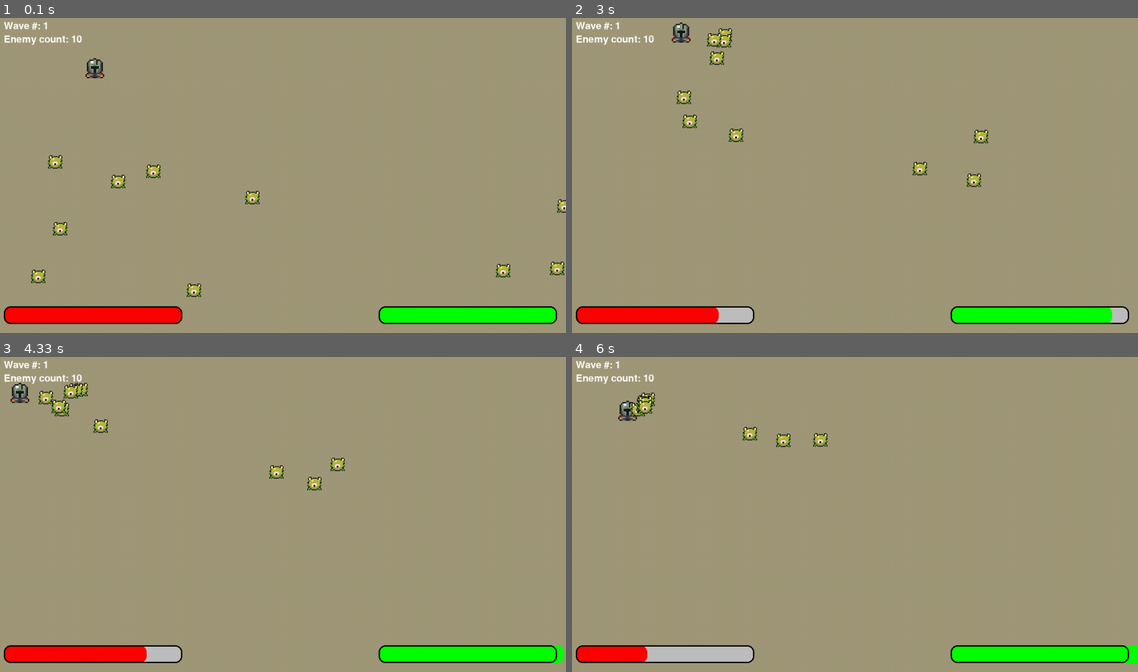
Above: before the commit, frames 1-4 (two rows, left to right).
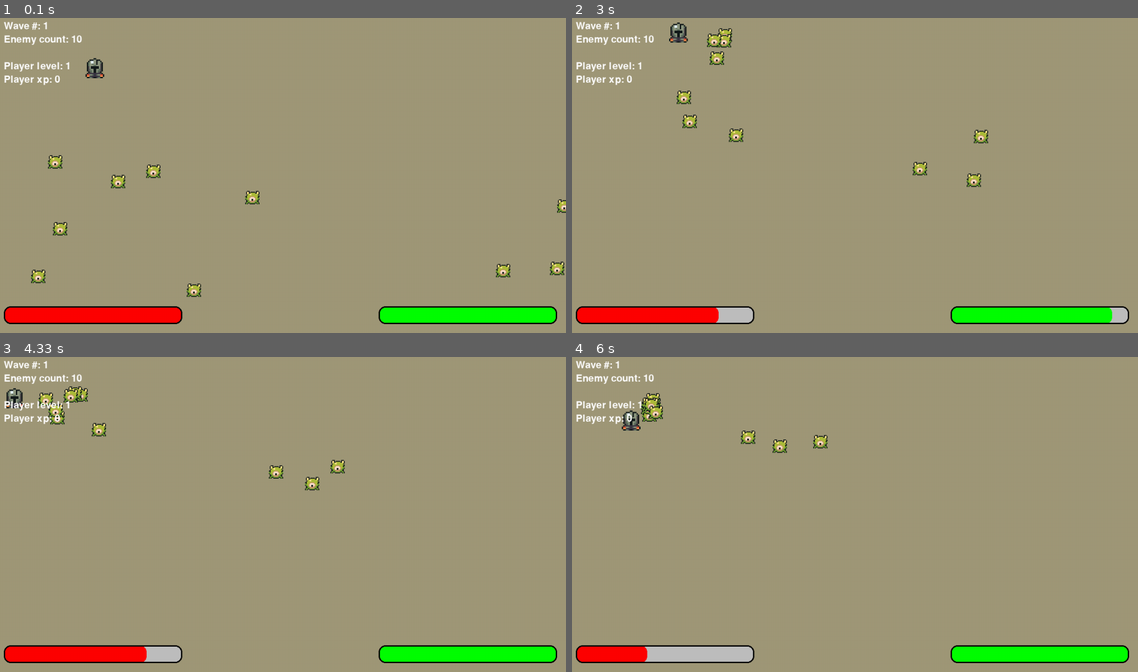
Above: after the commit, the same moments.

Repository: bveitchd127/First-Pygame-Game
Game: pygame game, started from main.py
Two runs of this game, one before a commit and one after it. Both use one fixed random seed, a clock stepped at 60 frames per second and the inputs below.
Inputs (mouse positions are in pixels of both pictures, inside the frame that each line leads up to):
- Up to frame 1 (0.1 s): no input
- Up to frame 2 (3 s): click (611, 65) at 0.38 s, where only the run after the commit has a clickable "Player level: 1"; click (832, 188) at 0.72 s; hold D 1-1.47 s; hold W 1.5-1.8 s; hold D 1.83-2.3 s; hold Shift 2.33-2.87 s; hold A 2.33-2.87 s; hold A from 2.9 s (still down)
- Up to frame 3 (4.33 s): release A at 3.43 s; hold S 3.47-3.77 s; hold A 3.8-4.2 s; hold W from 4.23 s (still down)
- Up to frame 4 (6 s): release W at 4.6 s; hold D 4.63-5.27 s; hold S 5.3-5.67 s; hold A from 5.7 s (still down)

The runs differ from the first frame. In frame 1, 0.3% of the frame differs, in the area x 0-13%, y 13-22%; in frame 2, 0.5%; in frame 3, 1.4%, in the area x 0-100%, y 8-98%; in frame 4, 1.3%.

Commit message:
Code end of 5/2

Diff:
--- a/enemy.py
+++ b/enemy.py
@@ -2,14 +2,16 @@
 import random
 from settings import *
 
+
+enemyScale = 2
+
+originalImage = pygame.image.load("enemy_spritesheet.png")
+originalImage = pygame.transform.scale_by(originalImage, enemyScale)
+
+
 class Enemy(pygame.sprite.Sprite):
     def __init__(self, x, y):
         super().__init__()
-
-        enemyScale = 2
-
-        originalImage = pygame.image.load("enemy_spritesheet.png")
-        originalImage = pygame.transform.scale_by(originalImage, enemyScale)
 
         self.image = pygame.Surface( (enemyScale*16, enemyScale*16), pygame.SRCALPHA )
         self.image.blit(originalImage, (0,0), pygame.Rect(0,0, enemyScale*16, enemyScale*16))
--- a/main.py
+++ b/main.py
@@ -21,7 +21,6 @@
 
 def waveToEnemyCount(waveNumber):
     return round(1/13 * waveNumber**2 + 10)
-
 
 p1 = Player(200, 100, pygame.Color("#272910"))
 
@@ -49,19 +48,20 @@
         if event.type == pygame.QUIT:
             running = False
         if event.type == pygame.MOUSEBUTTONDOWN:
-            print(len(projectiles))
-            if event.button == 1 and p1.speed < 7:
+            if event.button == 1 and p1.speed < p1.baseSpeed*1.5:
                 # Spawn projectile
                 playerToMouse = pygame.math.Vector2( event.pos ) - p1.rect.center
                 if playerToMouse.magnitude() > 0:
                     playerToMouse.scale_to_length( 10 )
-                projectiles.add( Projectile(p1.rect.centerx, p1.rect.centery,  playerToMouse.x, playerToMouse.y) )
+                projectiles.add( Projectile(p1.rect.centerx, p1.rect.centery,  playerToMouse.x, playerToMouse.y, p1.damage, p1.piercing) )
 
     # If there are no enemies in the enemies group
     # spawn enemies
     if len(enemies) == 0:
         waveNumber += 1
         spawnEnemies( waveToEnemyCount(waveNumber) )
+
+    currentEnemies = len(enemies)
 
     p1.update()
     enemies.update(p1)
@@ -72,12 +72,20 @@
         # ... check every projectile for collision
         for projectile in projectiles:
             if projectile.rect.colliderect( enemy.rect ):
-                enemy.damage( projectile.getDamage() )
+                if not enemy in projectile.exemptEnemies:
+                    enemy.damage( projectile.getDamage() )
+                    projectile.exemptEnemies.add(enemy)
 
         # ... check player collision
         if p1.rect.colliderect( enemy.rect ):
-            p1.damage( enemy.getDamage() )
+            p1.takeDamage( enemy.getDamage() )
 
+    enemiesEliminated = currentEnemies - len(enemies)
+
+    for i in range(enemiesEliminated):
+        # add random amount of xp to player
+        xpAmount = max(random.randint(-2, 3), 0)
+        p1.xp += xpAmount
 
     # Background Layer
     screen.fill(BACKGROUND_COLOR)
@@ -97,14 +105,25 @@
     enemyCountText = ui_font.render("Enemy count: " + str(len(enemies)), True, "white")
     screen.blit(enemyCountText, (20, 50))
 
+    playerLevelText = ui_font.render("Player level: " + str(p1.level), True, "white")
+    screen.blit(playerLevelText, (20, 110))
+
+    playerXpText = ui_font.render("Player xp: " + str(p1.xp), True, "white")
+    screen.blit(playerXpText, (20, 140))
+
+
     playerHealthBarWidth = 400 * (p1.health / p1.maxHealth)
     pygame.draw.rect(screen, "gray",  pygame.Rect(20, SCREEN_HEIGHT - (40+20) ,                  400, 40), 0, 15)
     pygame.draw.rect(screen, "red",   pygame.Rect(20, SCREEN_HEIGHT - (40+20) , playerHealthBarWidth, 40), 0, 15)
     pygame.draw.rect(screen, "black", pygame.Rect(20, SCREEN_HEIGHT - (40+20) ,                  400, 40), 3, 15)
 
+    staminaColor = "green"
+    if p1.winded:
+        staminaColor = (255, 200, 0)
+
     playerStaminaBarWidth = 400 * (p1.stamina / p1.maxStamina)
     pygame.draw.rect(screen, "gray",  pygame.Rect(SCREEN_WIDTH - 20 - 400, SCREEN_HEIGHT - (40+20) ,                   400, 40), 0, 15)
-    pygame.draw.rect(screen, "green", pygame.Rect(SCREEN_WIDTH - 20 - 400, SCREEN_HEIGHT - (40+20) , playerStaminaBarWidth, 40), 0, 15)
+    pygame.draw.rect(screen, staminaColor, pygame.Rect(SCREEN_WIDTH - 20 - 400, SCREEN_HEIGHT - (40+20) , playerStaminaBarWidth, 40), 0, 15)
     pygame.draw.rect(screen, "black", pygame.Rect(SCREEN_WIDTH - 20 - 400, SCREEN_HEIGHT - (40+20) ,                   400, 40), 3, 15)
 
 
--- a/player.py
+++ b/player.py
@@ -1,5 +1,10 @@
 import pygame
+import random
 from settings import *
+
+def xpToNextLevel(level):
+    return round(1/4 * level**2 + 10)
+
 
 class Player:
     def __init__(self, x, y, color):
@@ -16,22 +21,83 @@
 
         self.vel = pygame.math.Vector2()
 
+
+        self.level = 1
+        self.xp = 0
+
+        self.damage = 1 # upgradeable
+        self.piercing = 1  # upgradeable
+
         self.health = 10
-        self.maxHealth = 10
+        self.healthRegen = 0  # upgradeable
+        self.maxHealth = 10 # upgradeable
 
         self.stamina = 10
-        self.maxStamina = 10
+        self.staminaRegen = 1  # upgradeable
+        self.maxStamina = 10 # upgradeable
         self.winded = False
 
         self.speed = 5
+        self.baseSpeed = 5  # upgradeable
         self.invincibleCooldown = 0
 
-    def damage(self, damageAmount):
+    def takeDamage(self, damageAmount):
         if self.invincibleCooldown <= 0:
             self.invincibleCooldown = 1 # timer in seconds
             self.health -= damageAmount
 
+    def levelUp(self):
+        self.level += 1
+        self.xp -= xpToNextLevel(self.level)
+
+        """
+        randomNum = 0 - 6
+        0: damage           0.5
+        1: piercing         1
+        2: healthRegen      0.1
+        3: maxHealth        1
+        4: staminaRegen     0.1
+        5: maxStamina       1
+        6: baseSpeed        0.5
+        """
+        numToStat = {
+            0: "damage",
+            1: "piercing",
+            2: "healthRegen",
+            3: "maxHealth",
+            4: "staminaRegen",
+            5: "maxStamina",
+            6: "baseSpeed"
+        }
+        randomStatNum = random.randint(0,6)
+        print(numToStat[randomStatNum])
+        if randomStatNum == 0:
+            self.damage += 0.1
+        elif randomStatNum == 1:
+            self.piercing += 1
+        elif randomStatNum == 2:
+            self.healthRegen += 0.1
+        elif randomStatNum == 3:
+            self.maxHealth += 1
+        elif randomStatNum == 4:
+            self.staminaRegen += 0.1
+        elif randomStatNum == 5:
+            self.maxStamina += 1
+        elif randomStatNum == 6:
+            self.baseSpeed += 0.5
+        else:
+            print("Error: No matching perk to level up...")
+
+        self.health = self.maxHealth
+        self.stamina = self.maxStamina
+
     def update(self):
+
+        if self.xp >= xpToNextLevel(self.level + 1):
+            self.levelUp()
+
+
+
         if self.invincibleCooldown > 0:
             self.invincibleCooldown -= 1/FRAME_RATE
 
@@ -54,22 +120,22 @@
 
         if keys[pygame.K_LSHIFT] and self.stamina > 0 and not self.winded:
             self.stamina -= 2/FRAME_RATE
-            self.speed = 7
+            self.speed = self.baseSpeed * 1.5
         elif self.stamina <= 0:
             self.winded = True
-            self.stamina = self.stamina + 1/FRAME_RATE
-            self.speed = 4
+            self.stamina = self.stamina + self.staminaRegen/FRAME_RATE
+            self.speed = self.baseSpeed
         elif self.stamina == self.maxStamina:
             self.winded = False
         else:
-            self.stamina = self.stamina + 1/FRAME_RATE
-            self.speed = 4
+            self.stamina = min(self.stamina + self.staminaRegen/FRAME_RATE, self.maxStamina)
+            self.speed = self.baseSpeed
 
         if self.vel.magnitude() > 0:
             self.vel.scale_to_length(self.speed)
 
 
-
+        self.health = min(self.health + self.healthRegen/FRAME_RATE, self.maxHealth)
 
 
         self.rect.x += self.vel.x
--- a/projectile.py
+++ b/projectile.py
@@ -1,7 +1,7 @@
 import pygame
 
 class Projectile(pygame.sprite.Sprite):
-    def __init__(self, x, y, velx, vely):
+    def __init__(self, x, y, velx, vely, damage = 1, durability = 1):
         super().__init__()
 
         # sword is 6x15
@@ -23,9 +23,12 @@
         # self.image.fill("gray")
 
 
-        self.durability = 3
-        self.damage = 1
+        self.durability = durability
+        self.exemptEnemies = pygame.sprite.Group()
+
+        self.damage = damage
         self.despawnTimer = 2.5
+
 
     def getDamage(self):
         self.durability -= 1
